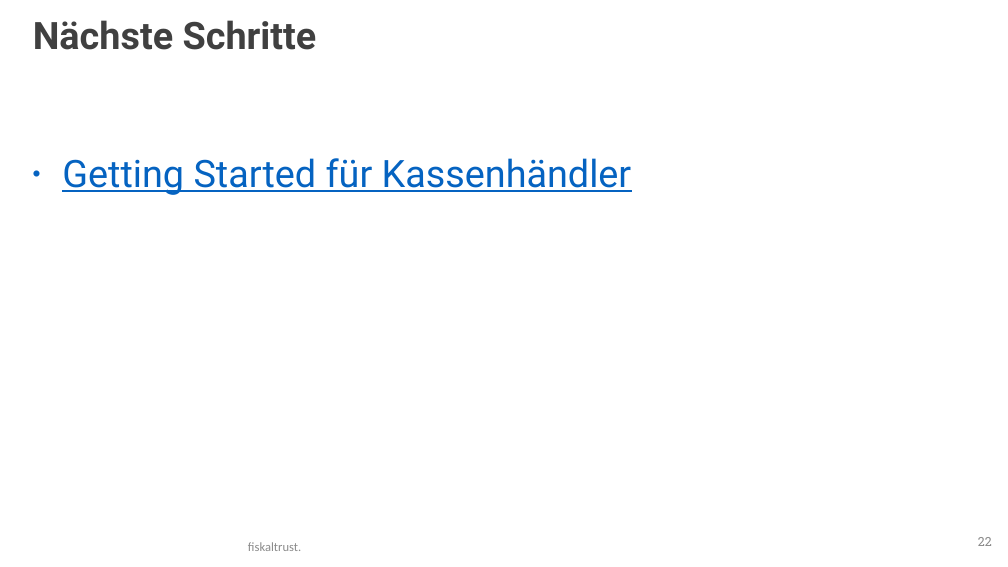
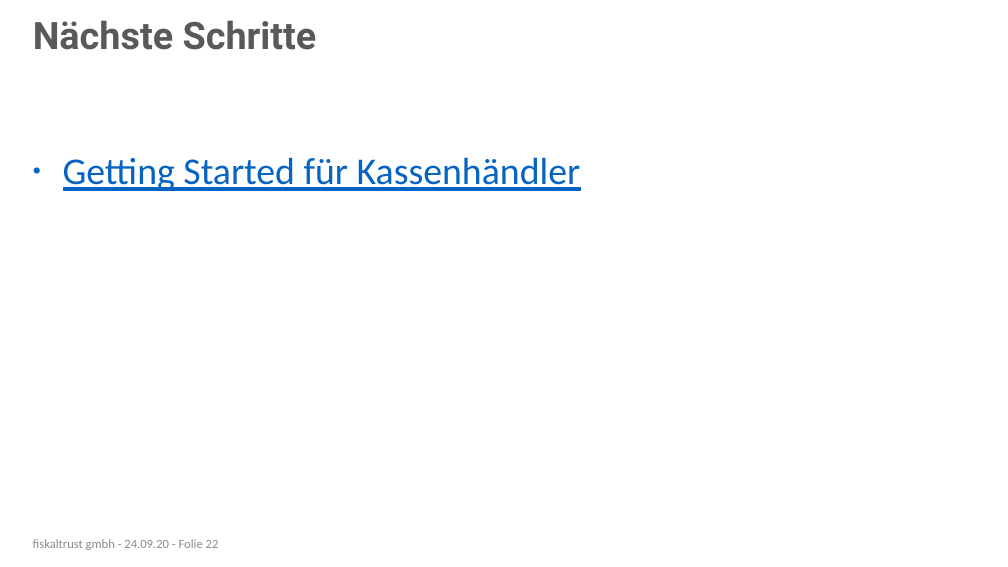
Before and after one commit to fiskaltrust/productdescription-de-doc, a slide deck: slide 22 of for-posdealers/presentation/tech/media/posdealer-tech-rollout.pptx. Drawn at 1008x567 pixels with LibreOffice and Linux fonts; fonts in the diff are those of the drawing; background and template pictures are left out. Boxes give left, top, right and bottom in pixels: in the first picture for what was removed or moved away, otherwise in the second. Text is boxed around its words. In the diff, an @@ line names an element or a change of style, - is before the commit and + after.

```diff
--- a/for-posdealers/presentation/tech/media/posdealer-tech-rollout.pptx
+++ b/for-posdealers/presentation/tech/media/posdealer-tech-rollout.pptx
@@ title "Nächste Schritte" at (x1=33, y1=20, x2=317, y2=50): text colour #404040 to #595959 @@
@@ text "Getting Started für Kassenhändler" at (x1=63, y1=157, x2=581, y2=191): font Roboto to Calibri @@
@@ text added at (x1=33, y1=539, x2=219, y2=550), 12 pt, text #8C8C8C @@
+fiskaltrust gmbh - 24.09.20 - Folie 22
@@ page number removed at (x1=978, y1=537, x2=992, y2=546) @@
-22
@@ text removed at (x1=248, y1=542, x2=301, y2=551) @@
-fiskaltrust.
```
Also in this commit, not shown: 21 other slides changed, 1 slide added.
